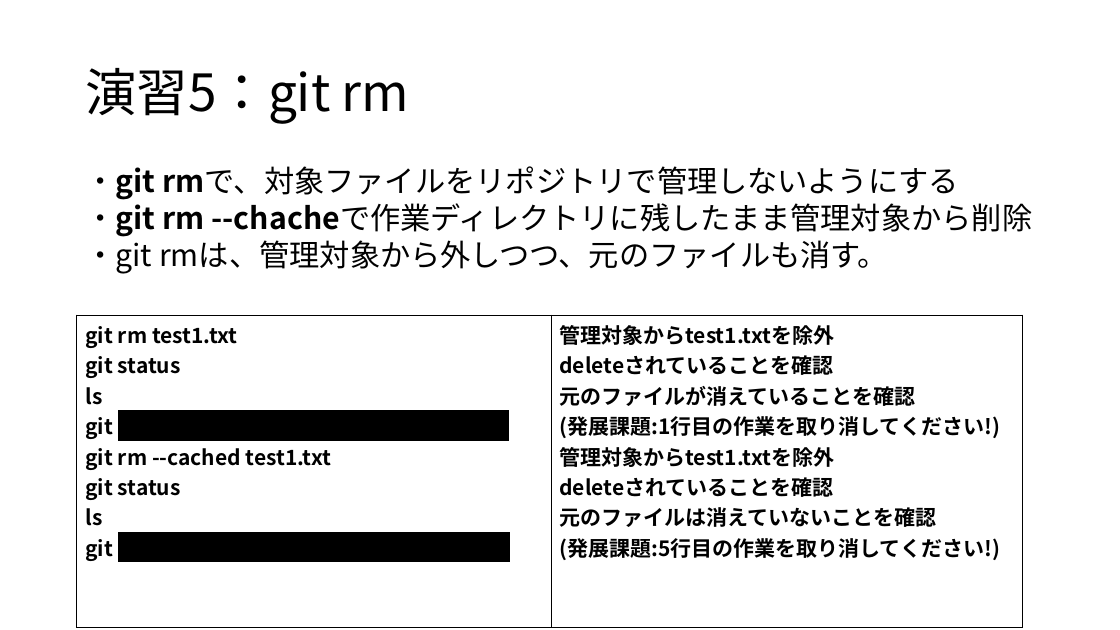
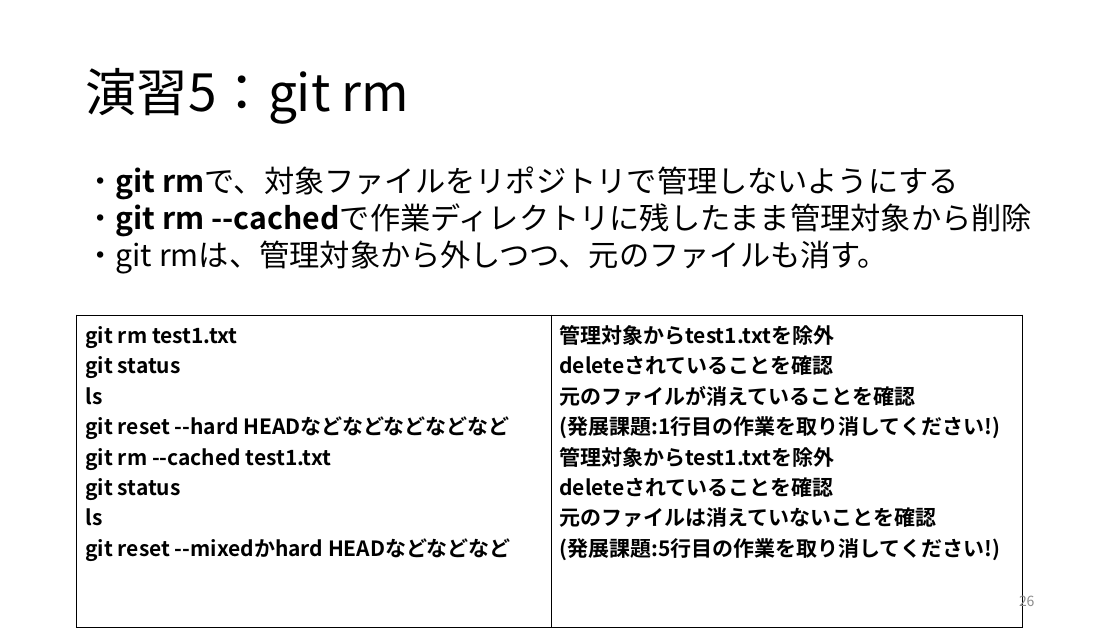
Before and after one commit to maru0519/git-edu, a slide deck: slide 26 of siryou.pptx. Drawn at 1120x630 pixels with LibreOffice and Linux fonts; fonts in the diff are those of the drawing. Boxes give left, top, right and bottom in pixels: in the first picture for what was removed or moved away, otherwise in the second. Text is boxed around its words. In the diff, an @@ line names an element or a change of style, - is before the commit and + after.

```diff
--- a/siryou.pptx
+++ b/siryou.pptx
@@ text at (85, 198, 1032, 237): text changed @@
-・git rm --chacheで作業ディレクトリに残したまま管理対象から削除
+・git rm --cachedで作業ディレクトリに残したまま管理対象から削除
@@ table at (77, 315, 1023, 606) @@
@@ highlight #000000 to none in "reset --hard HEADなどなどなどなどなど", "reset --mixedかhard HEADなどなどなど" @@
@@ page number added at (1019, 592, 1035, 610), 12 pt, text #8C8C8C @@
+26
```
Also in this commit, not shown: 63 other slides changed, 3 slides added, 1 slide removed.
